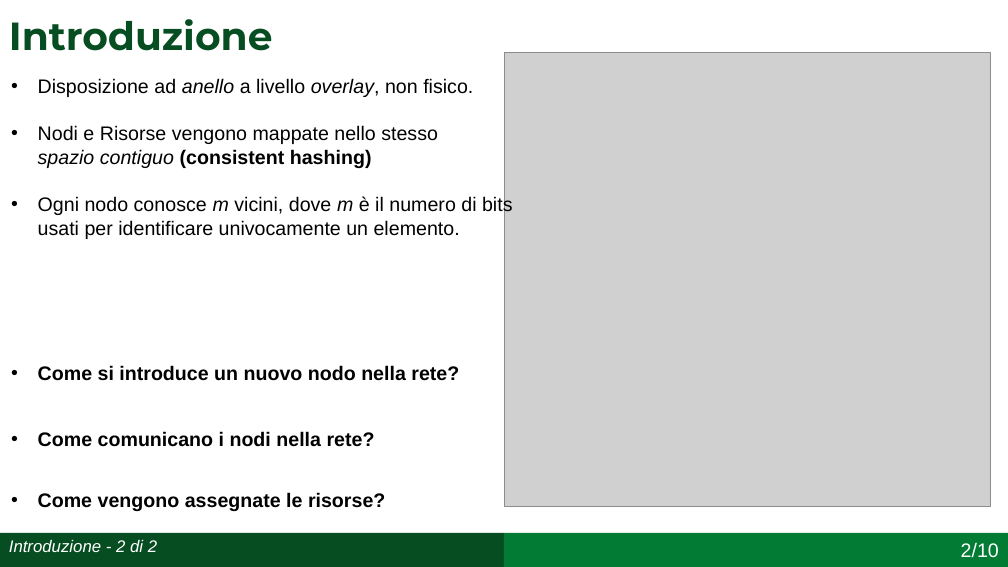
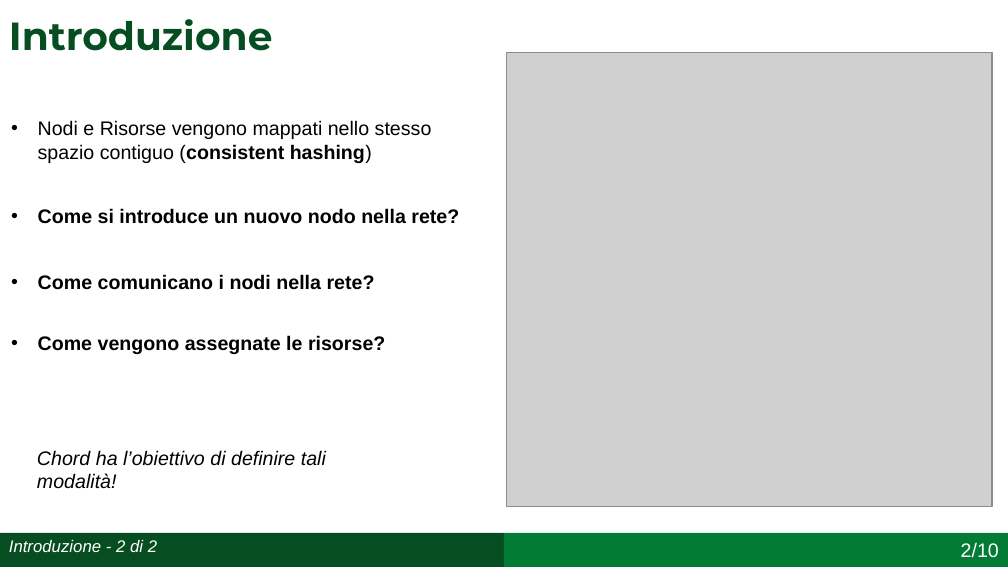
Before and after one commit to simonefesta/Chord_SDCC, a slide deck: slide 4 of Documentazione/Presentazione/Presentazione_Chord_Festa_0320408.pptx. Drawn at 1008x567 pixels with LibreOffice and Linux fonts; fonts in the diff are those of the drawing; grey boxes stand for pictures. Boxes give left, top, right and bottom in pixels: in the first picture for what was removed or moved away, otherwise in the second. Text is boxed around its words. In the diff, an @@ line names an element or a change of style, - is before the commit and + after.

Commit message:
piccole correzioni nella presentazione

```diff
--- a/Documentazione/Presentazione/Presentazione_Chord_Festa_0320408.pptx
+++ b/Documentazione/Presentazione/Presentazione_Chord_Festa_0320408.pptx
@@ text at [38, 120, 432, 163]: text changed @@
-• Disposizione ad anello a livello overlay, non fisico.
-• Nodi e Risorse vengono mappate nello stesso
-  spazio contiguo (consistent hashing)
-• Ogni nodo conosce m vicini, dove m è il numero di bits
-  usati per identificare univocamente un elemento.
+• Nodi e Risorse vengono mappati nello stesso
+  spazio contiguo (consistent hashing)
@@ 3 texts: place and size @@
-3 texts at [38, 365, 459, 511]
+3 texts at [38, 208, 459, 354]
@@ text added at [37, 450, 326, 489], 14 pt, text #000000, italic @@
+Chord ha l’obiettivo di definire tali modalità!
```
Also in this commit, not shown: 10 other slides changed, 1 other file.
